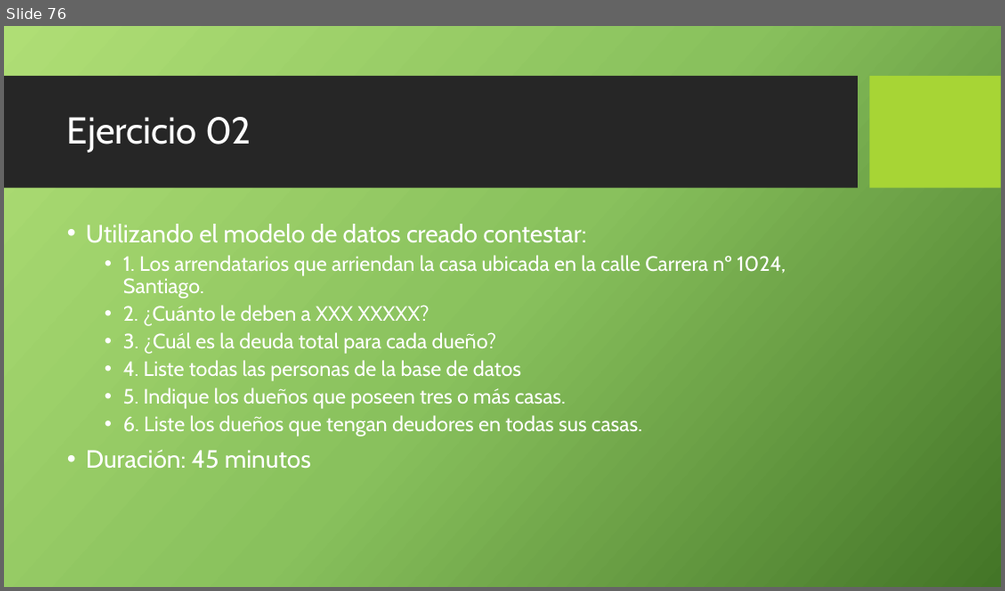
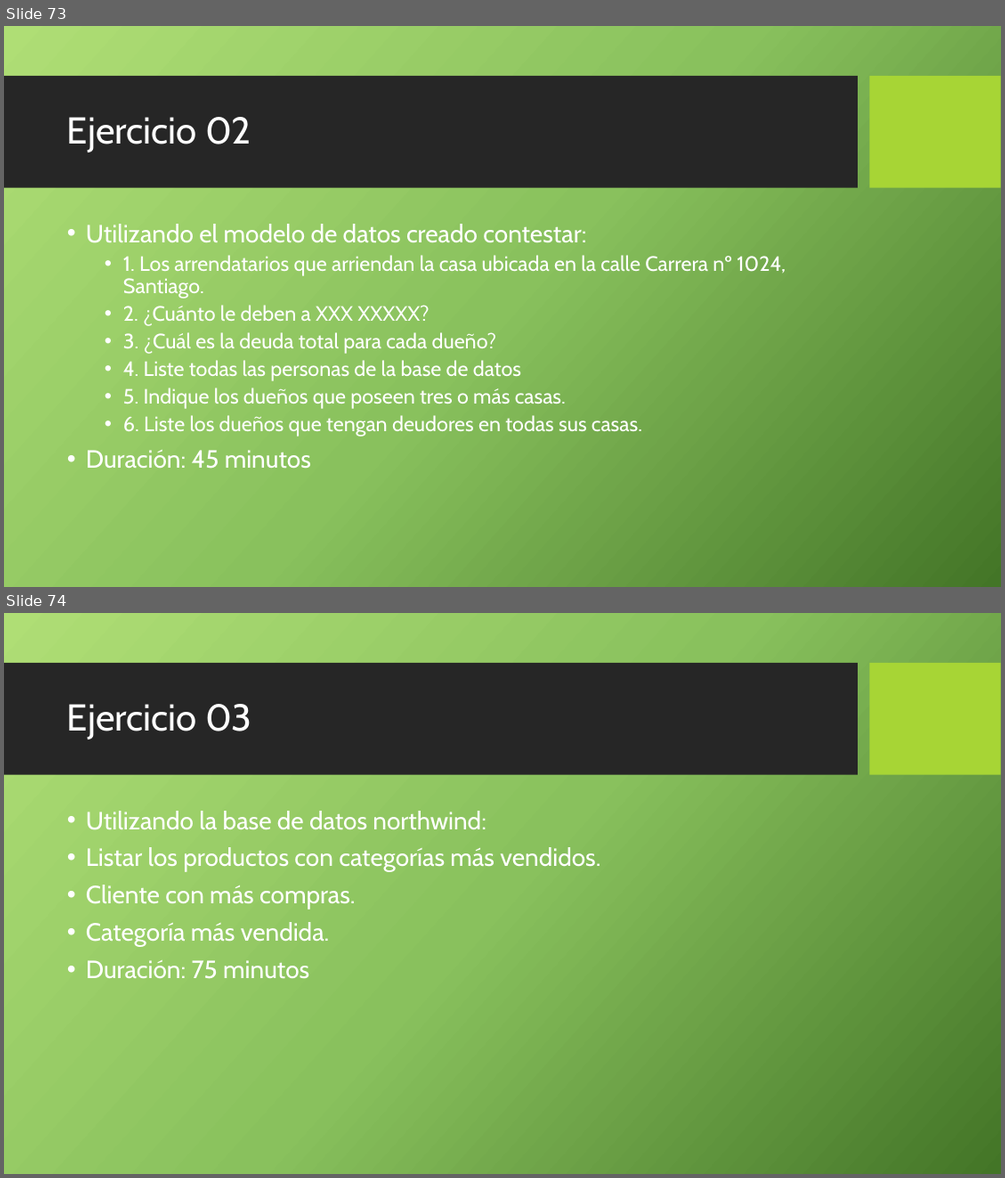
Before and after one commit to quesadaao/curso-sql-server-principiantes, a slide deck: presentaciones/01.pptx. Shown one above the other, each under a label of ours: slide 76 before the commit, slides 73 and 74 after it. The pictures are 1005x591 and 1005x1178 pixels, drawn with LibreOffice and Linux fonts; fonts in the diff are those of the drawing; background and template pictures are left out. Boxes give left, top, right and bottom in pixels: in the first picture for what was removed or moved away, otherwise in the second. Text is boxed around its words. In the diff, an @@ line names an element or a change of style, - is before the commit and + after.

```diff
--- a/presentaciones/01.pptx
+++ b/presentaciones/01.pptx
@@ slide 74 added at (4,613,1001,1174), background picture (left out); not listed: 2 template elements that a slide beside it also shows @@
@@ title added at (67,704,252,739), 36 pt, text #FFFFFF @@
+Ejercicio 03
@@ text added at (86,811,600,979), 24 pt, text #FFFFFF @@
+• Utilizando la base de datos northwind:
+• Listar los productos con categorías más vendidos.
+• Cliente con más compras.
+• Categoría más vendida.
+• Duración: 75 minutos
@@ what was slide 76 is now slide 73 @@
```
Also in this commit, not shown: 2 slides changed, 1 other slide added, 4 slides removed, 1 other file.
